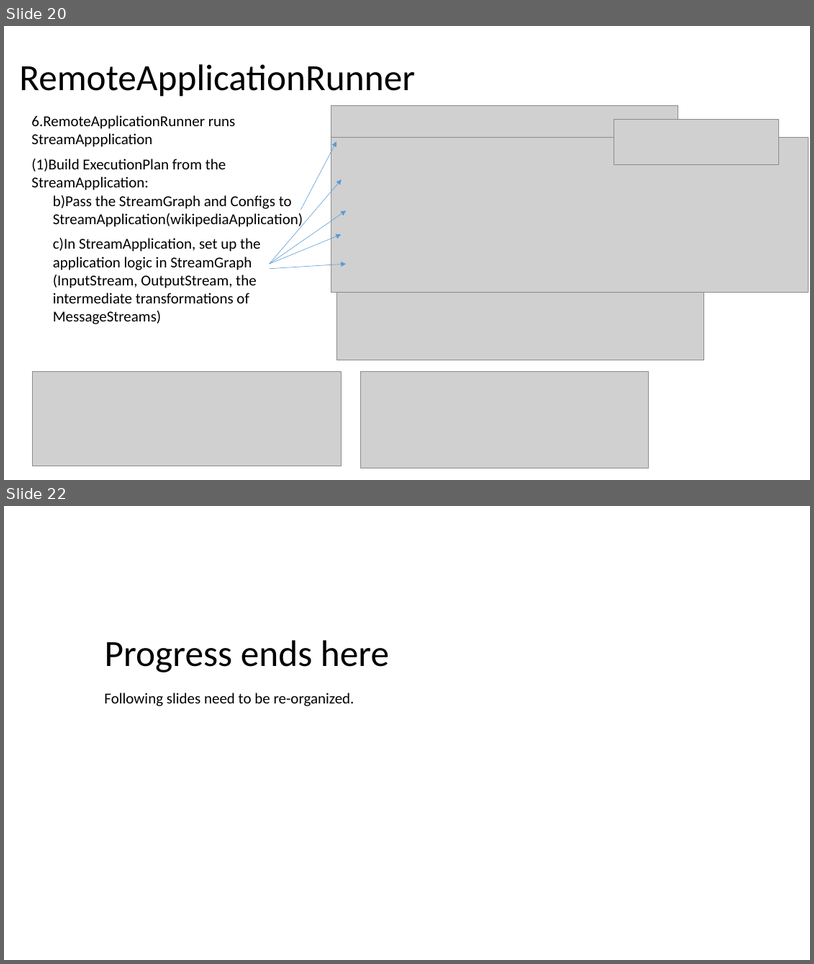
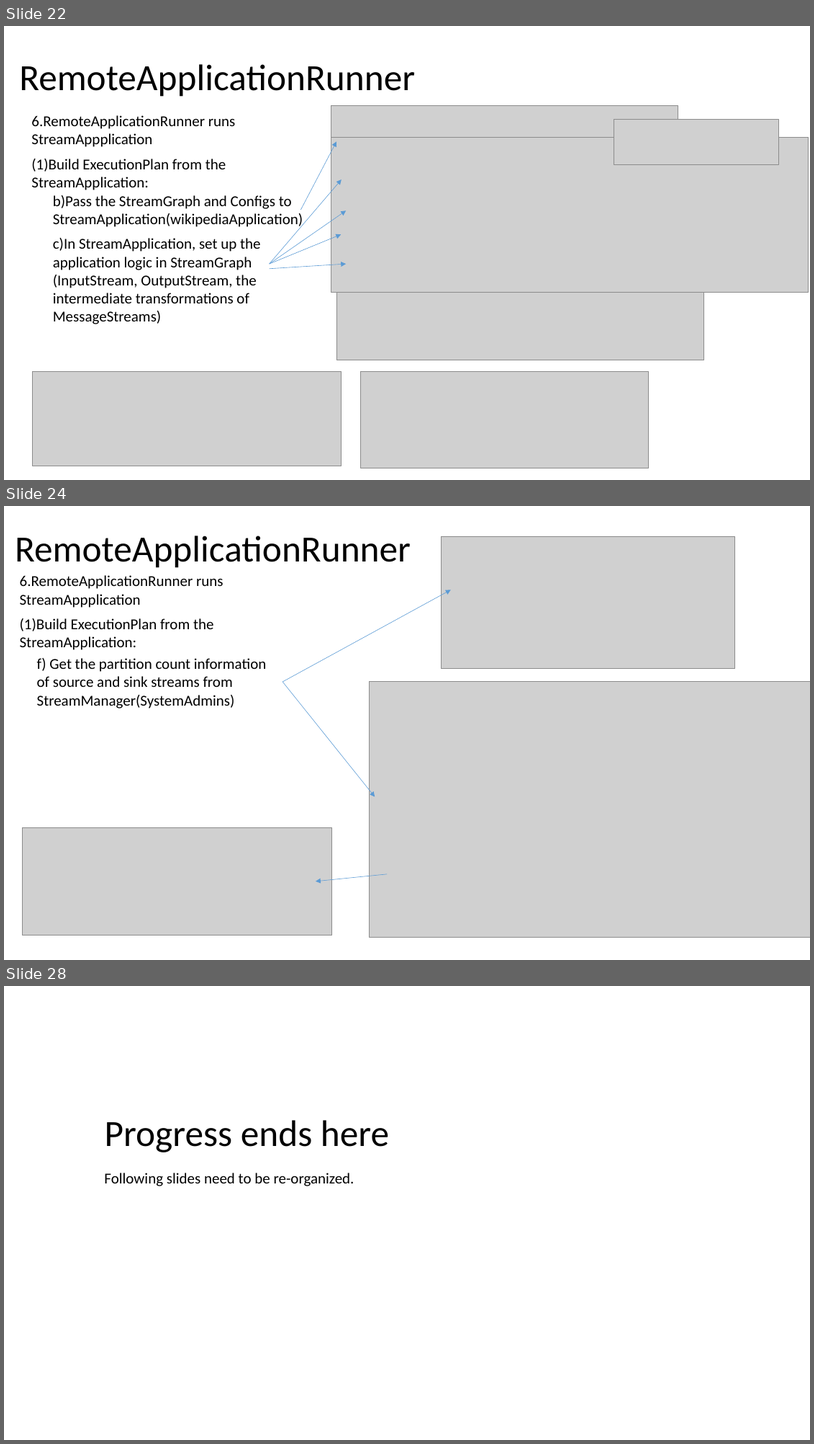
Before and after one commit to Swrrt/Samza-Documents, a slide deck: Documentation/SamzaStructure.pptx. Shown one above the other, each under a label of ours: slides 20 and 22 before the commit, slides 22, 24 and 28 after it; the slides between them are not shown. The pictures are 814x964 and 814x1444 pixels, drawn with LibreOffice and Linux fonts; fonts in the diff are those of the drawing; grey boxes stand for pictures. Boxes give left, top, right and bottom in pixels: in the first picture for what was removed or moved away, otherwise in the second. Text is boxed around its words. In the diff, an @@ line names an element or a change of style, - is before the commit and + after.

Commit message:
Complete with StreamGraph, ExecutionPlan and JobGraph fornow

```diff
--- a/Documentation/SamzaStructure.pptx
+++ b/Documentation/SamzaStructure.pptx
@@ slide 24 added at [4, 506, 810, 960], background #FFFFFF @@
@@ title added at [15, 536, 411, 568], 44 pt, text #000000 @@
+RemoteApplicationRunner
@@ picture added at [441, 536, 736, 669] @@
@@ text added at [20, 575, 224, 608], 18 pt, text #000000 @@
+6.RemoteApplicationRunner runs StreamAppplication
@@ arrow added from (283, 682) to (451, 590), #5B9BD5 0.5 pt @@
@@ text added at [20, 618, 214, 650], 18 pt, text #000000 @@
+(1)Build ExecutionPlan from the StreamApplication:
@@ text added at [37, 658, 266, 708], 18 pt, text #000000 @@
+f) Get the partition count information of source and sink streams from StreamManager(SystemAdmins)
@@ arrow added from (283, 682) to (375, 796), #5B9BD5 0.5 pt @@
@@ picture added at [370, 682, 810, 937] @@
@@ picture added at [22, 827, 332, 935] @@
@@ arrow added from (388, 874) to (316, 881), #5B9BD5 0.5 pt @@
@@ what was slide 20 is now slide 22 @@
@@ what was slide 22 is now slide 28 @@
```
Also in this commit, not shown: 4 slides changed, 6 other slides added, 1 slide removed.
